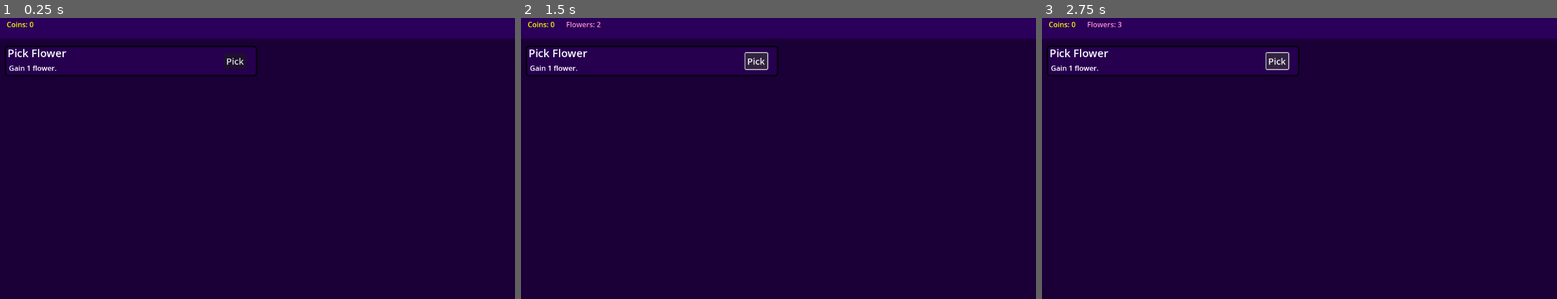
Above: before the commit, frames 1-3 (left to right).
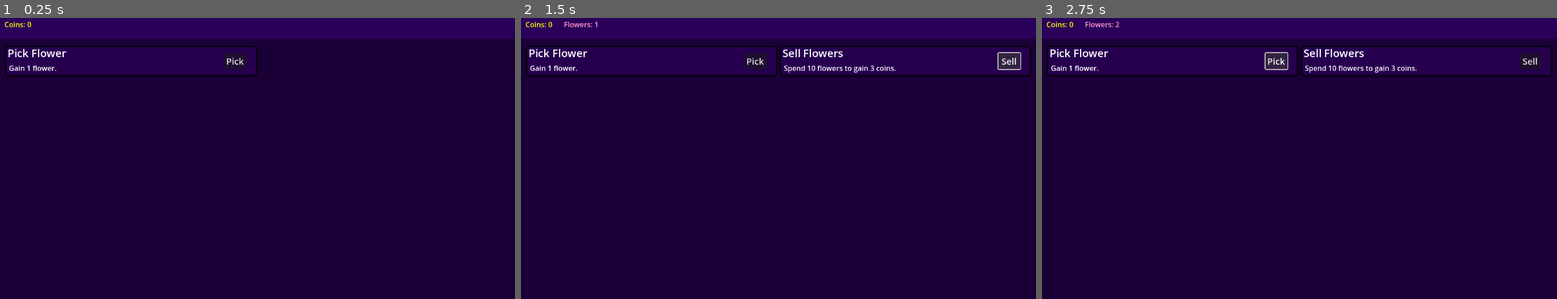
Above: after the commit, the same moments.

Repository: CattacoCattaco/Capitalism-Idle
Game: Godot game, scene res://game/game.tscn
Two runs of this game, one before a commit and one after it. Both use one fixed random seed, a clock stepped at 60 frames per second and the inputs below.
Inputs:
- Up to frame 1 (0.25 s): no input
- Up to frame 2 (1.5 s): click "Pick" at 0.5 s; click "Pick" (after the commit: "Sell") at 1.25 s
- Up to frame 3 (2.75 s): click "Pick" at 2 s

The runs differ from the first frame. In frame 1, less than 0.1% of the frame differs, in the area x 0-7%, y 1-4%; in frame 2, 1.6%, in the area x 0-100%, y 1-21%; in frame 3, 1.3%.

Commit message:
Add Unlocks
Actions have unlock conditions before they show up

Diff:
--- a/game/actions/action_data/action_data.gd
+++ b/game/actions/action_data/action_data.gd
@@ -7,10 +7,14 @@
 
 @export var stat_changes: Dictionary[StatsManager.Stat, int] = {}
 
+@export var unlock_condition: UnlockCondition = null
+
 
 func _init(p_name: String = "", p_description: String = "", p_button_text: String = "",
-		p_stat_changes: Dictionary[StatsManager.Stat, int] = {}) -> void:
+		p_stat_changes: Dictionary[StatsManager.Stat, int] = {},
+		p_unlock_condition: UnlockCondition = null) -> void:
 	name = p_name
 	description = p_description
 	button_text = p_button_text
 	stat_changes = p_stat_changes
+	unlock_condition = p_unlock_condition
--- a/game/actions/action_data/pick_flower.tres
+++ b/game/actions/action_data/pick_flower.tres
@@ -1,6 +1,11 @@
-[gd_resource type="Resource" script_class="Action" load_steps=2 format=3 uid="uid://cxlvprt4ouucj"]
+[gd_resource type="Resource" script_class="ActionData" load_steps=4 format=3 uid="uid://cxlvprt4ouucj"]
 
 [ext_resource type="Script" uid="uid://00q3eopp00vt" path="res://game/actions/action_data/action_data.gd" id="1_63r2x"]
+[ext_resource type="Script" uid="uid://bug83in8ko6bx" path="res://game/actions/action_data/unlock_condition/base_unlock.gd" id="2_r3msw"]
+
+[sub_resource type="Resource" id="Resource_fqr81"]
+script = ExtResource("2_r3msw")
+metadata/_custom_type_script = "uid://bug83in8ko6bx"
 
 [resource]
 script = ExtResource("1_63r2x")
@@ -10,4 +15,5 @@
 stat_changes = Dictionary[int, int]({
 1: 1
 })
+unlock_condition = SubResource("Resource_fqr81")
 metadata/_custom_type_script = "uid://00q3eopp00vt"
--- /dev/null
+++ b/game/actions/action_data/sell_flowers.tres
@@ -0,0 +1,22 @@
+[gd_resource type="Resource" script_class="ActionData" load_steps=4 format=3 uid="uid://cj0063f10uuap"]
+
+[ext_resource type="Script" uid="uid://00q3eopp00vt" path="res://game/actions/action_data/action_data.gd" id="1_xpraw"]
+[ext_resource type="Script" uid="uid://bxyx1pkugg68a" path="res://game/actions/action_data/unlock_condition/resource_unlock.gd" id="2_rngsp"]
+
+[sub_resource type="Resource" id="Resource_jcnhi"]
+script = ExtResource("2_rngsp")
+stat = 1
+req = 3
+metadata/_custom_type_script = "uid://bxyx1pkugg68a"
+
+[resource]
+script = ExtResource("1_xpraw")
+name = "Sell Flowers"
+description = "Spend 10 flowers to gain 3 coins."
+button_text = "Sell"
+stat_changes = Dictionary[int, int]({
+0: 3,
+1: -10
+})
+unlock_condition = SubResource("Resource_jcnhi")
+metadata/_custom_type_script = "uid://00q3eopp00vt"
--- /dev/null
+++ b/game/actions/action_data/unlock_condition/base_unlock.gd
@@ -0,0 +1,6 @@
+class_name BaseUnlock
+extends UnlockCondition
+
+
+func _setup() -> void:
+	_unlock()
--- /dev/null
+++ b/game/actions/action_data/unlock_condition/multi_condition_unlock.gd
@@ -0,0 +1,25 @@
+class_name MultiConditionUnlock
+extends UnlockCondition
+
+@export var unlock_conditions: Array[UnlockCondition] = []
+
+var _unlock_successes: Array[bool] = []
+
+
+func _setup() -> void:
+	for i in len(unlock_conditions):
+		unlock_conditions[i]._unlocked.connect(_successful_unlock.bind(i))
+		unlock_conditions[i]._setup()
+		_unlock_successes.append(false)
+
+
+func _successful_unlock(index: int) -> void:
+	_unlock_successes[index] = true
+
+	var all_unlocked: bool = true
+	for success: bool in _unlock_successes:
+		if not success:
+			all_unlocked = false
+
+	if all_unlocked:
+		_unlock()
--- /dev/null
+++ b/game/actions/action_data/unlock_condition/resource_unlock.gd
@@ -0,0 +1,35 @@
+class_name ResourceUnlock
+extends UnlockCondition
+
+enum ReqType {
+	MIN,
+	MAX,
+	EXACT
+}
+
+@export var stat: StatsManager.Stat
+@export var req: int
+@export var type: ReqType
+
+
+func _on_stat_update(changed_stat: StatsManager.Stat, value: int) -> void:
+	if changed_stat != stat:
+		return
+
+	match type:
+		ReqType.MIN:
+			if value <= req:
+				stats_manager._stat_changed.disconnect(_on_stat_update)
+				_unlock()
+		ReqType.MAX:
+			if value >= req:
+				stats_manager._stat_changed.disconnect(_on_stat_update)
+				_unlock()
+		ReqType.EXACT:
+			if value == req:
+				stats_manager._stat_changed.disconnect(_on_stat_update)
+				_unlock()
+
+
+func _setup() -> void:
+	stats_manager._stat_changed.connect(_on_stat_update)
--- /dev/null
+++ b/game/actions/action_data/unlock_condition/unlock_condition.gd
@@ -0,0 +1,15 @@
+@abstract
+class_name UnlockCondition
+extends Resource
+
+signal _unlocked()
+
+var is_unlocked: bool = false
+
+var stats_manager: StatsManager
+
+@abstract func _setup() -> void
+
+func _unlock() -> void:
+	is_unlocked = true
+	_unlocked.emit()
--- a/game/game.gd
+++ b/game/game.gd
@@ -51,3 +51,8 @@
 	action.button.pressed.connect(stats_manager._try_action_stat_changes.bind(data))
 
 	actions_grid.add_child(action)
+
+	action.hide()
+	data.unlock_condition._unlocked.connect(action.show)
+	data.unlock_condition.stats_manager = stats_manager
+	data.unlock_condition._setup()
--- a/game/game.tscn
+++ b/game/game.tscn
@@ -1,9 +1,10 @@
-[gd_scene load_steps=5 format=3 uid="uid://ydpgol2gytv3"]
+[gd_scene load_steps=6 format=3 uid="uid://ydpgol2gytv3"]
 
 [ext_resource type="Script" uid="uid://dh10rkjj2a5mn" path="res://game/game.gd" id="1_l1rk1"]
 [ext_resource type="Script" uid="uid://00q3eopp00vt" path="res://game/actions/action_data/action_data.gd" id="2_4fuuu"]
 [ext_resource type="Script" uid="uid://cgls1mgsvfdl0" path="res://game/stats/stats_manager.gd" id="2_vasa2"]
 [ext_resource type="Resource" uid="uid://cxlvprt4ouucj" path="res://game/actions/action_data/pick_flower.tres" id="3_dxrkv"]
+[ext_resource type="Resource" uid="uid://cj0063f10uuap" path="res://game/actions/action_data/sell_flowers.tres" id="4_dxrkv"]
 
 [node name="Game" type="Control" node_paths=PackedStringArray("value_display_row", "actions_grid", "stats_manager")]
 layout_mode = 3
@@ -13,10 +14,10 @@
 grow_horizontal = 2
 grow_vertical = 2
 script = ExtResource("1_l1rk1")
-value_display_row = NodePath("VBoxContainer/ColorRect/ValueDisplayRow")
+value_display_row = NodePath("VBoxContainer/ColorRect/ScrollContainer/ValueDisplayRow")
 actions_grid = NodePath("VBoxContainer/ColorRect2/ScrollContainer/ActionsGrid")
 stats_manager = NodePath("StatsManager")
-action_data = Array[ExtResource("2_4fuuu")]([ExtResource("3_dxrkv")])
+action_data = Array[ExtResource("2_4fuuu")]([ExtResource("3_dxrkv"), ExtResource("4_dxrkv")])
 
 [node name="VBoxContainer" type="VBoxContainer" parent="."]
 layout_mode = 1
@@ -32,15 +33,22 @@
 size_flags_vertical = 3
 color = Color(0.16862746, 0, 0.3529412, 1)
 
-[node name="ValueDisplayRow" type="HBoxContainer" parent="VBoxContainer/ColorRect"]
+[node name="ScrollContainer" type="ScrollContainer" parent="VBoxContainer/ColorRect"]
 layout_mode = 1
 anchors_preset = 15
 anchor_right = 1.0
 anchor_bottom = 1.0
-offset_left = 15.0
-offset_right = -15.0
+offset_left = 10.0
+offset_top = 10.0
+offset_right = -10.0
+offset_bottom = -10.0
 grow_horizontal = 2
 grow_vertical = 2
+vertical_scroll_mode = 0
+
+[node name="ValueDisplayRow" type="HBoxContainer" parent="VBoxContainer/ColorRect/ScrollContainer"]
+layout_mode = 2
+size_flags_horizontal = 3
 size_flags_vertical = 3
 theme_override_constants/separation = 25
 
--- a/game/value_display/value_display.gd
+++ b/game/value_display/value_display.gd
@@ -5,17 +5,16 @@
 var stat: StatsManager.Stat
 
 
-func _on_stat_update(changed_stat: StatsManager.Stat, new_value: int):
+func _on_stat_update(changed_stat: StatsManager.Stat, new_value: int) -> void:
 	if changed_stat == stat:
 		display_stat(new_value)
 
 
-func display_stat(value: int):
+func display_stat(value: int) -> void:
 	text = "%s: %d" % [stats_manager.STAT_NAMES[stat], value]
-	print(text)
 
 
-func _on_stat_visibility_update(changed_stat: StatsManager.Stat, visibility: bool):
+func _on_stat_visibility_update(changed_stat: StatsManager.Stat, visibility: bool) -> void:
 	if changed_stat == stat:
 		if visibility:
 			show()
Not shown, added: game/actions/action_data/unlock_condition/base_unlock.gd.uid
Not shown, added: game/actions/action_data/unlock_condition/multi_condition_unlock.gd.uid
Not shown, added: game/actions/action_data/unlock_condition/resource_unlock.gd.uid
Not shown, added: game/actions/action_data/unlock_condition/unlock_condition.gd.uid
